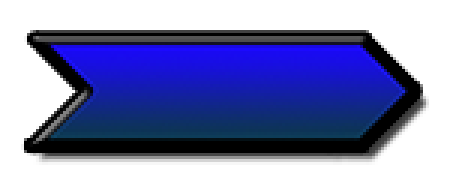
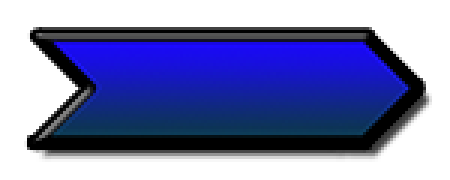
Revision of a layered 450×180 image; what changed, layer by layer:
added layer "mouse off" above "button" over [30, 33, 420, 147]
renamed "mouse off" to "button", hid it over [27, 36, 417, 150]
